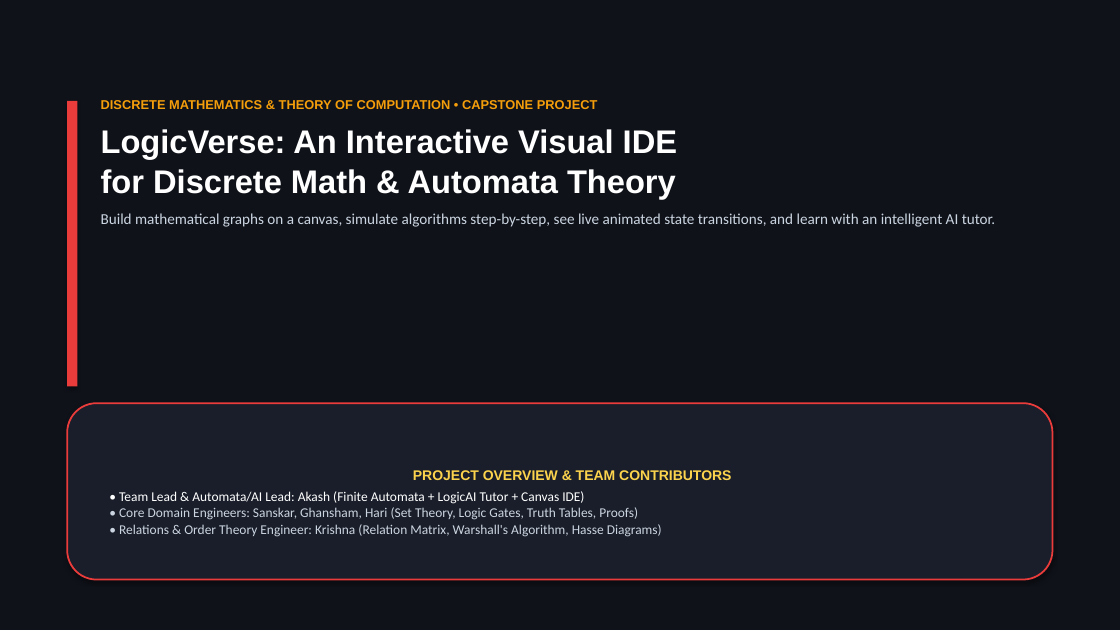
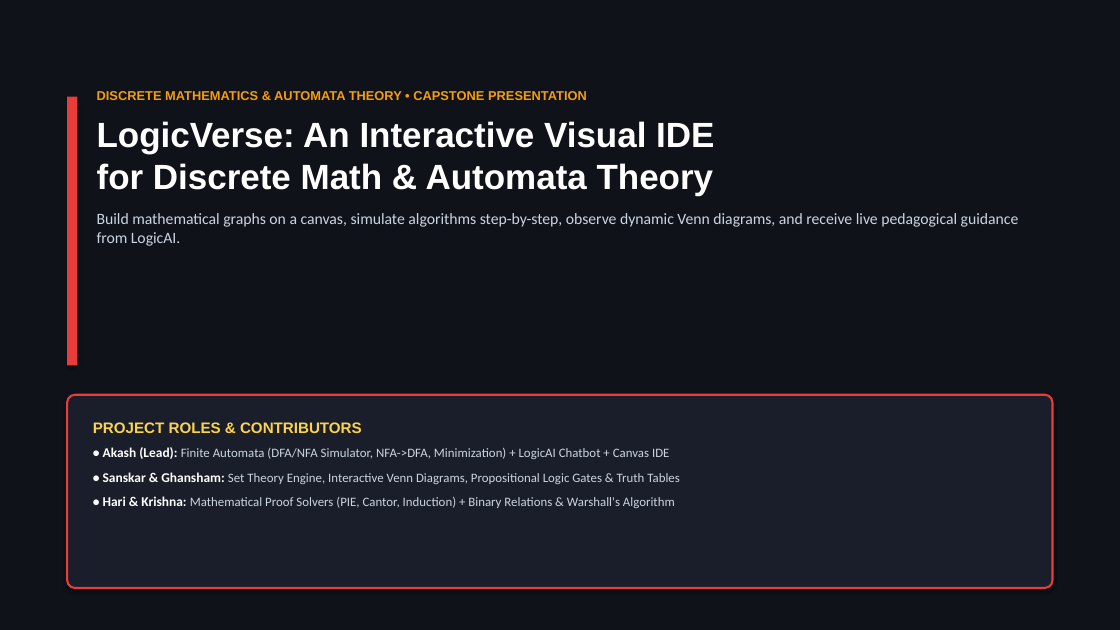
Before and after one commit to akash20065ray-sys/Logic_verse, a slide deck: slide 1 of LogicVerse_Presentation_With_Names.pptx. Drawn at 1120x630 pixels with LibreOffice and Linux fonts; fonts in the diff are those of the drawing. Boxes give left, top, right and bottom in pixels: in the first picture for what was removed or moved away, otherwise in the second. Text is boxed around its words. In the diff, an @@ line names an element or a change of style, - is before the commit and + after.

```diff
--- a/LogicVerse_Presentation_With_Names.pptx
+++ b/LogicVerse_Presentation_With_Names.pptx
@@ rectangle resized from (x1=67, y1=101, x2=77, y2=386) to (x1=67, y1=97, x2=77, y2=365) @@
@@ text at (x1=97, y1=91, x2=587, y2=100): text changed @@
-DISCRETE MATHEMATICS & THEORY OF COMPUTATION • CAPSTONE PROJECT
+DISCRETE MATHEMATICS & AUTOMATA THEORY • CAPSTONE PRESENTATION
@@ text at (x1=97, y1=121, x2=714, y2=196): size 28 to 30 pt in "LogicVerse: An Interactive Visual IDE for Discrete ..." @@
@@ text at (x1=97, y1=213, x2=1019, y2=246): text changed; size 13 to 13.5 pt @@
-Build mathematical graphs on a canvas, simulate algorithms step-by-step, see live animated state transitions, and learn with an intelligent AI tutor.
+Build mathematical graphs on a canvas, simulate algorithms step-by-step, observe dynamic Venn diagrams, and receive live pedagogical guidance from LogicAI.
@@ rounded rectangle "PROJECT ROLES & CONTRIBUTORS" resized from (x1=67, y1=403, x2=1053, y2=580) to (x1=67, y1=395, x2=1053, y2=588) @@
@@ rounded rectangle "PROJECT ROLES & CONTRIBUTORS" at (x1=67, y1=395, x2=1053, y2=588): vertical alignment middle to top; outline #EB3C3C 1.5 pt to #EB3C3C 1.75 pt; proportions changed @@
@@ text in rounded rectangle at (x1=93, y1=422, x2=680, y2=508): text changed; size 11.5 to 11 pt @@
-PROJECT OVERVIEW & TEAM CONTRIBUTORS
-• Team Lead & Automata/AI Lead: Akash (Finite Automata + LogicAI Tutor + Canvas IDE)
-• Core Domain Engineers: Sanskar, Ghansham, Hari (Set Theory, Logic Gates, Truth Tables, Proofs)
-• Relations & Order Theory Engineer: Krishna (Relation Matrix, Warshall's Algorithm, Hasse Diagrams)
+PROJECT ROLES & CONTRIBUTORS
+• Akash (Lead): Finite Automata (DFA/NFA Simulator, NFA->DFA, Minimization) + LogicAI Chatbot + Canvas IDE
+• Sanskar & Ghansham: Set Theory Engine, Interactive Venn Diagrams, Propositional Logic Gates & Truth Tables
+• Hari & Krishna: Mathematical Proof Solvers (PIE, Cantor, Induction) + Binary Relations & Warshall's Algorithm
```
Also in this commit, not shown: 11 other slides changed, 1 slide added, 1 slide removed, 2 other files.
